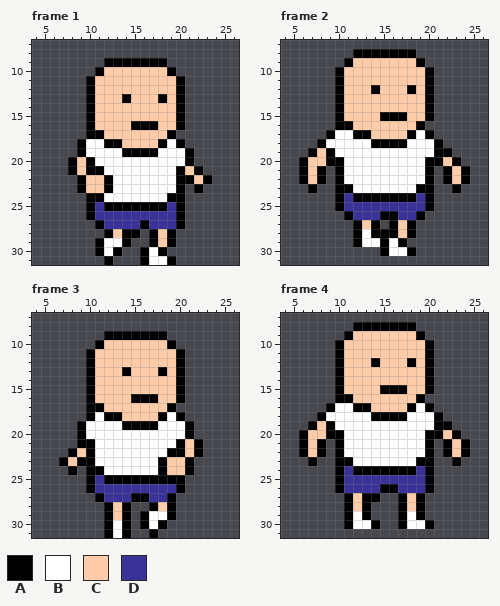
Pixel-art file -- characters/sprites/mc-walk-v2.aseprite. Above, as it was before the edit.
32x32 pixels, 4 frames. Shown: frame 1: x 4..26, y 7..31; frame 2: x 4..26, y 7..31; frame 3: x 4..26, y 7..31; frame 4: x 4..26, y 7..31.
Visible layers, top first: "head", "arms", "body", "legs".
Palette (. is transparent): A #000000  B #ffffff  C #ffccaa  D #3b3299
Pixels before, frame 1, first column x 8:
 9 ....AAAAAAA.....
10 ...ACCCCCCCA....
11 ..ACCCCCCCCCA...
12 ..ACCCCCCCCCA...
13 ..ACCCACCCACA...
14 ..ACCCCCCCCCA...
15 ..ACCCCCCCCCA...
16 ..ACCCCAAACCA...
17 ..AACCCCCCCA....
18 .ABBAACCCCABA...
19 .ABBBBAAAABBBA..
20 ACABBBBBBBBBBA..
21 ACAABBBBBBBBACA.
22 .ACCABBBBBBBAACA
23 .ACCABBBBBBBA.A.
24 ..AABBBBBBBAA...
25 ..ADAAAAAAADA...
26 ..ADDDDDDDDDA...
27 ...ADDDDADDDA...
28 ....ACAA.ACA....
29 ...ABBA..ACA....
30 ...ABA..ABA.....
31 ....A...ABBA....
Pixels before, frame 2, first column x 6:
 8 ......AAAAAAA......
 9 .....ACCCCCCCA.....
10 ....ACCCCCCCCCA....
11 ....ACCCCCCCCCA....
12 ....ACCCACCCACA....
13 ....ACCCCCCCCCA....
14 ....ACCCCCCCCCA....
15 ....ACCCCAAACCA....
16 ....AACCCCCCCA.....
17 ...ABBAACCCCABA....
18 ..ABBBBBAAAABBBA...
19 .ACABBBBBBBBBBBAA..
20 ACCAABBBBBBBBBAACA.
21 ACA.ABBBBBBBBBA.ACA
22 ACA.ABBBBBBBBBA.ACA
23 .A..AABBBBBBBAA..A.
24 ....ADAAAAAAADA....
25 ....ADDDDDDDDDA....
26 .....ADDDAADDA.....
27 ......ACA.ACA......
28 ......ABAAACA......
29 ......ABBABA.......
30 .........ABBA......
Pixels before, frame 3, first column x 7:
 9 .....AAAAAAA....
10 ....ACCCCCCCA...
11 ...ACCCCCCCCCA..
12 ...ACCCCCCCCCA..
13 ...ACCCACCCACA..
14 ...ACCCCCCCCCA..
15 ...ACCCCCCCCCA..
16 ...ACCCCAAACCA..
17 ...AACCCCCCCA...
18 ...ABAACCCCABA..
19 ..ABBBBAAAABBBA.
20 ..ABBBBBBBBBBBA.
21 ..AABBBBBBBBBACA
22 .ACABBBBBBBBAACA
23 ACAABBBBBBBACCA.
24 .A.AABBBBBBACCA.
25 ...ADAAAAAAAAA..
26 ...ADDDDDDDDDA..
27 ....ADDDAADDA...
28 .....ACA..ACA...
29 .....ACA.ABBA...
30 .....ABA.ABA....
31 .....ABA..A.....
Pixels before, frame 4, first column x 6:
 8 ......AAAAAAA......
 9 .....ACCCCCCCA.....
10 ....ACCCCCCCCCA....
11 ....ACCCCCCCCCA....
12 ....ACCCACCCACA....
13 ....ACCCCCCCCCA....
14 ....ACCCCCCCCCA....
15 ....ACCCCAAACCA....
16 ....AACCCCCCCA.....
17 ...ABBAACCCCABA....
18 ..ABBBBBAAAABBBA...
19 .ACABBBBBBBBBBBAA..
20 ACCAABBBBBBBBBAACA.
21 ACA.ABBBBBBBBBA.ACA
22 ACA.ABBBBBBBBBA.ACA
23 .A..AABBBBBBBAA..A.
24 ....ADAAAAAAADA....
25 ....ADDDDDDDDDA....
26 ....ADDDDAADDDA....
27 .....ACAA..ACA.....
28 .....ACA...ACA.....
29 .....ABA...ABA.....
30 .....ABBA..ABBA....
Now the later version:
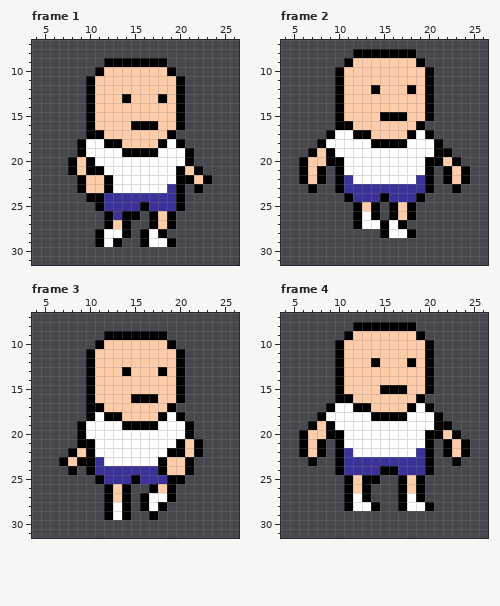
The exact change:
Frame 1, layers "head", "legs":
y 23: x 19 B -> D
y 24: x 12..19 BBBBBBBA -> DDDDDDDD
y 25: x 10..15 ADAAAA -> .ADDDD; x 17..18 AA -> DD
y 26: x 10..12 ADD -> ..A; x 14..20 DDDDDDA -> AA.ACA.
y 27: x 11..20 ADDDDADDDA -> .ACA..ACA.
y 28: x 11..13 .AC -> ABB; x 15..19 A.ACA -> .ABA.
y 29: x 13..14 BA -> A.; x 16..18 .AC -> ABB
y 30: x 11..13 ABA -> ...; x 16..18 ABA -> ...
y 31: x 12 A -> .; x 16..19 ABBA -> ....
Frame 2, layer "legs":
y 22: x 11 B -> D; x 19 B -> D
y 23: x 11..19 ABBBBBBBA -> DDDDDDDDD
y 24: x 10..14 ADAAA -> .ADDD; x 16..20 AAADA -> DDDA.
y 25: x 10..20 ADDDDDDDDDA -> ..ACA.ACA..
y 26: x 11..15 ADDDA -> .ABA.; x 17..19 DDA -> CA.
y 27: x 13..18 CA.ACA -> BBABA.
y 28: x 12..14 ABA -> ...; x 16..17 AC -> BB
y 29: x 12..17 ABBABA -> ......
y 30: x 15..18 ABBA -> ....
Frame 3, layer "legs":
y 23: x 11 B -> D
y 24: x 11..17 ABBBBBB -> DDDDDDD
y 25: x 10..14 ADAAA -> .ADDD; x 16..18 AAA -> DDD
y 26: x 10..20 ADDDDDDDDDA -> ..ACA..ACA.
y 27: x 11..15 ADDDA -> .ACA.; x 17..18 DD -> BB
y 28: x 13 C -> B; x 16..19 .ACA -> ABA.
y 29: x 13 C -> B; x 16..19 ABBA -> .A..
y 30: x 12..14 ABA -> ...; x 16..18 ABA -> ...
y 31: x 12..14 ABA -> ...; x 17 A -> .
Frame 4, layer "legs":
y 22: x 11 B -> D; x 19 B -> D
y 23: x 11..19 ABBBBBBBA -> DDDDDDDDD
y 24: x 12..14 AAA -> DDD; x 17..18 AA -> DD
y 25: x 10..20 ADDDDDDDDDA -> .ACAA..ACA.
y 26: x 10..20 ADDDDAADDDA -> .ACA...ACA.
y 27: x 12 C -> B; x 14 A -> .; x 18 C -> B
y 28: x 12..14 CA. -> BBA; x 18..20 CA. -> BBA
y 29: x 11..13 ABA -> ...; x 17..19 ABA -> ...
y 30: x 11..14 ABBA -> ....; x 17..20 ABBA -> ....
Changed places in both pictures, as pixel boxes (x1, y1, x2, y2):
changed: (86, 184, 185, 265)
changed: (335, 175, 434, 256)
changed: (86, 457, 185, 538)
changed: (335, 448, 434, 529)
